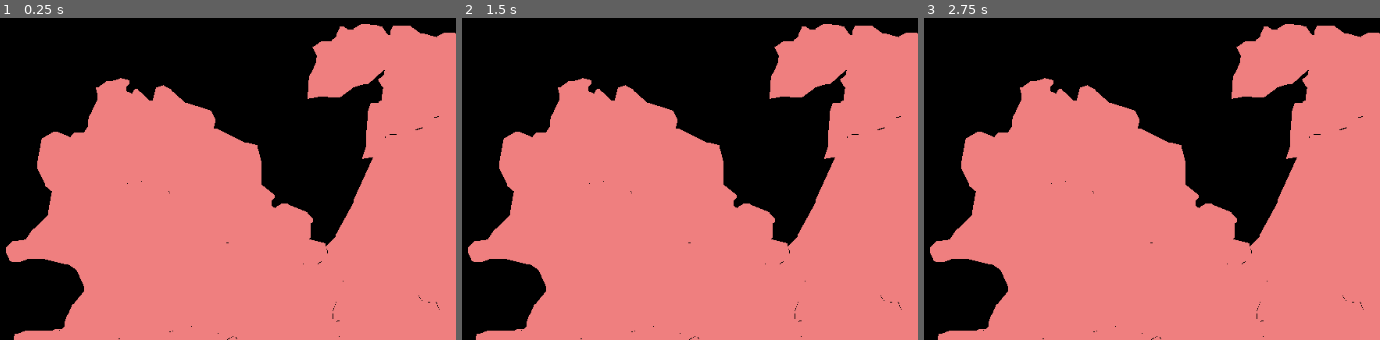
Above: before the commit, frames 1-3 (left to right).
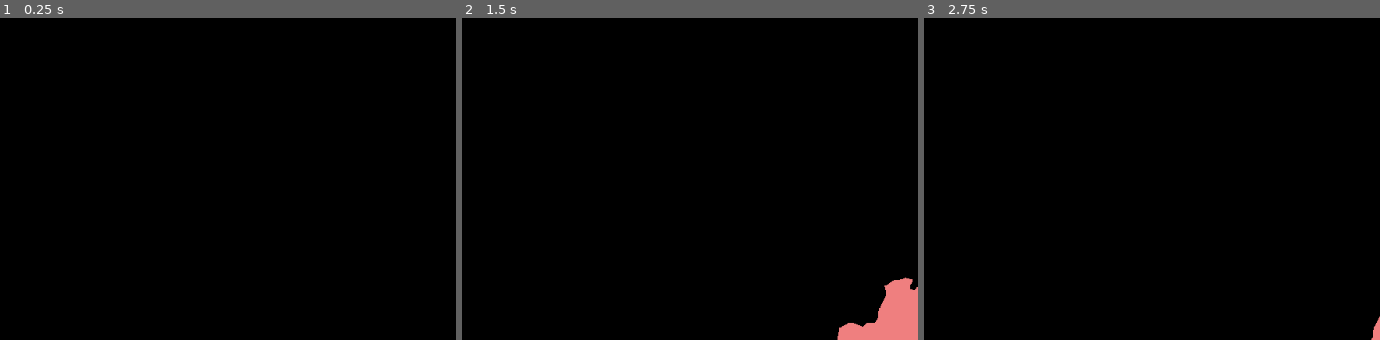
Above: after the commit, the same moments.

Repository: sharun-s/godot-tn
Game: Godot game, scene res://Node2D.tscn
Two runs of this game, one before a commit and one after it. Both use one fixed random seed, a clock stepped at 60 frames per second and the inputs below.
Inputs (mouse positions are in pixels of both pictures, inside the frame that each line leads up to):
- Up to frame 1 (0.25 s): no input
- Up to frame 2 (1.5 s): tap Enter at 0.5 s; move the mouse to (694, 82) at 0.52 s; hold Mouse wheel up (zoom_in, bound only after the commit) 0.53-1.28 s; tap Mouse wheel down (zoom_out, bound only after the commit) at 0.8, 1.35 s; tap Space at 1.25 s; move the mouse to (outside the picture) at 1.27 s
- Up to frame 3 (2.75 s): tap Mouse wheel up (zoom_in, bound only after the commit) at 1.55 s; tap Enter at 2 s; move the mouse to (outside the picture) at 2.02 s; hold Mouse wheel up (zoom_in, bound only after the commit) from 2.03 s (still down); tap Mouse wheel down (zoom_out, bound only after the commit) at 2.3 s

The runs differ from the first frame. In frame 1, 63% of the frame differs, in the area x 1-100%, y 1-100%; in frame 2, 62%; in frame 3, 63%.

Commit message:
Added Camera for pan and zoom

Diff:
--- /dev/null
+++ b/Camera2D.gd
@@ -0,0 +1,33 @@
+extends Camera2D
+export (NodePath) var target
+
+var min_zoom=1.0
+var max_zoom=4.0
+var zoom_level= 1.0
+var zoom_factor=0.1
+var zoom_duration=0.2
+var events={}
+var last_drag_distance=0
+onready var tween: Tween = $Tween
+
+func _unhandled_input(event):
+	if event.is_action_pressed("zoom_in"):
+		zoom_level = clamp(zoom_level - zoom_factor, min_zoom, max_zoom)
+		zoom = Vector2(zoom_level, zoom_level)
+#		tween.interpolate_property(self,"zoom",zoom,Vector2(zoom_level, zoom_level),
+#		zoom_level, zoom_duration, tween.TRANS_LINEAR,
+#		# Easing out means we start fast and slow down as we reach the target value.
+#		tween.EASE_OUT)
+		tween.start()
+	if event.is_action_pressed("zoom_out"):
+		zoom_level = clamp(zoom_level + zoom_factor, min_zoom, max_zoom)
+		zoom = Vector2(zoom_level, zoom_level)
+#		tween.interpolate_property(self,"zoom",zoom,Vector2(zoom_level, zoom_level),
+#		zoom_level, zoom_duration, tween.TRANS_SINE,
+#		# Easing out means we start fast and slow down as we reach the target value.
+#		tween.EASE_OUT)
+#		tween.start()
+	if event is InputEventScreenDrag:
+		events[event.index]=event
+		if events.size() == 1:
+			position+=event.relative.rotated(rotation) * zoom.x
--- a/Node2D.tscn
+++ b/Node2D.tscn
@@ -1,6 +1,13 @@
-[gd_scene load_steps=2 format=2]
+[gd_scene load_steps=3 format=2]
 
 [ext_resource path="res://TN.gd" type="Script" id=1]
+[ext_resource path="res://Camera2D.gd" type="Script" id=2]
 
 [node name="TN" type="Node2D"]
 script = ExtResource( 1 )
+
+[node name="Camera2D" type="Camera2D" parent="."]
+current = true
+script = ExtResource( 2 )
+
+[node name="Tween" type="Tween" parent="Camera2D"]
--- a/project.godot
+++ b/project.godot
@@ -18,6 +18,27 @@
 
 window/size/fullscreen=true
 
+[input]
+
+wheel={
+"deadzone": 0.5,
+"events": [  ]
+}
+zoom_in={
+"deadzone": 0.5,
+"events": [ Object(InputEventMouseButton,"resource_local_to_scene":false,"resource_name":"","device":0,"alt":false,"shift":false,"control":false,"meta":false,"command":false,"button_mask":0,"position":Vector2( 0, 0 ),"global_position":Vector2( 0, 0 ),"factor":1.0,"button_index":4,"pressed":false,"doubleclick":false,"script":null)
+ ]
+}
+zoom_out={
+"deadzone": 0.5,
+"events": [ Object(InputEventMouseButton,"resource_local_to_scene":false,"resource_name":"","device":0,"alt":false,"shift":false,"control":false,"meta":false,"command":false,"button_mask":0,"position":Vector2( 0, 0 ),"global_position":Vector2( 0, 0 ),"factor":1.0,"button_index":5,"pressed":false,"doubleclick":false,"script":null)
+ ]
+}
+
+[input_devices]
+
+pointing/emulate_touch_from_mouse=true
+
 [physics]
 
 common/enable_pause_aware_picking=true
